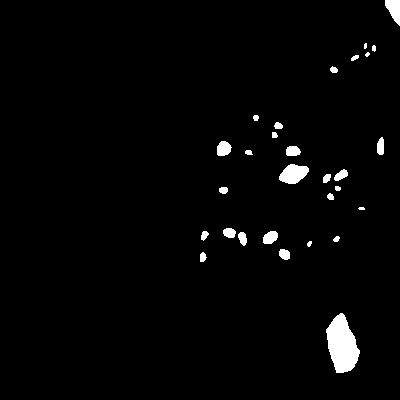
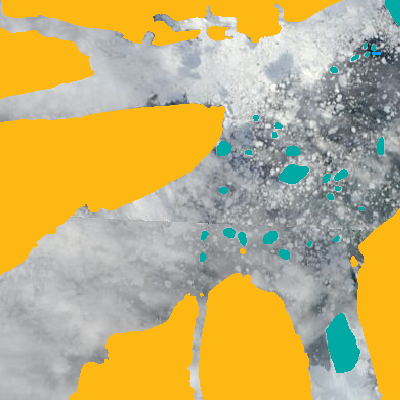
Layer changes from the first 400px x 400px image to the second:
added layer "water samples" above "ice floes" over (372, 52, 381, 55)
hid "ice floes" (1st of 2) over (0, 0, 400, 400)
